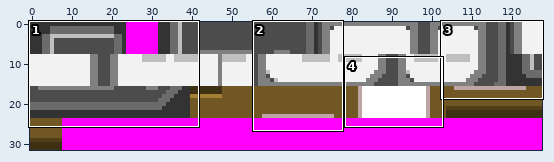
Sprite sheet -- graphics/quest_menu/menu.png. The first picture is a wide view before the edit; the outline marks the close-up.
Close-up. Earlier state:
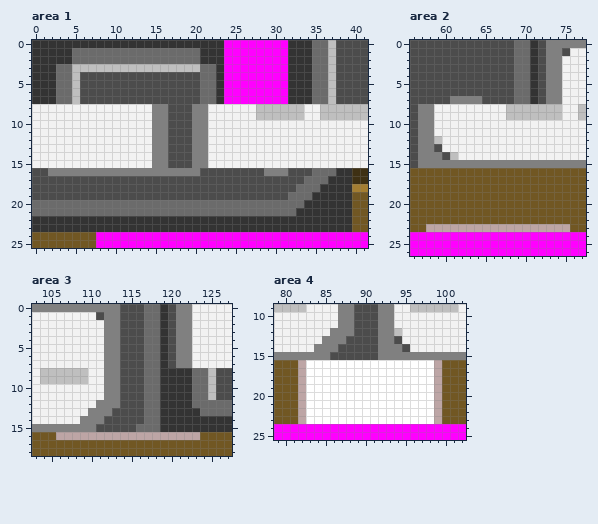
The file is 128x32 pixels. Shown: area 1: x 0..41, y 0..25; area 2: x 56..77, y 0..26; area 3: x 103..127, y 0..18; area 4: x 79..102, y 9..25.
Once edited:
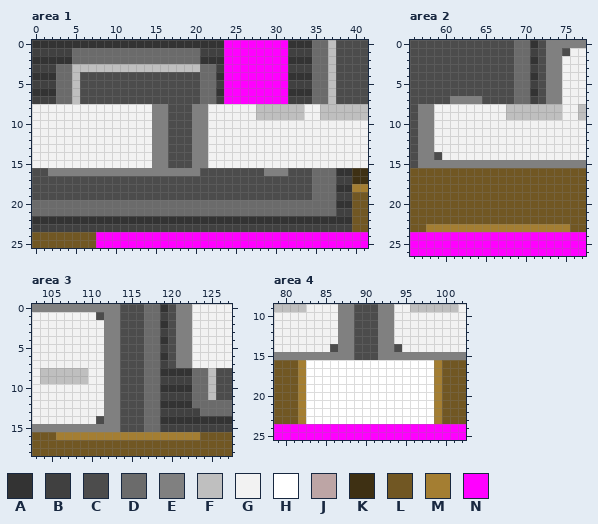
Palette (. is transparent): A #333333  B #404040  C #4c4c4c  D #6b6b6b  E #808080  F #bfbfbf  G #f2f2f2  H #ffffff  J #bda5a5  K #3e3013  L #715723  M #a47e32  N #ff00ff
Change:
{"where": "area 1"}
{"y":1,"x":0,"old":"AAAAA","new":"BBBBB"}
{"y":1,"x":21,"old":"AAA","new":"BBB"}
{"y":1,"x":32,"old":"AAA","new":"BBB"}
{"y":3,"x":0,"old":"AAA","new":"BBB"}
{"y":3,"x":23,"old":"A","new":"B"}
{"y":3,"x":32,"old":"AAA","new":"BBB"}
{"y":5,"x":0,"old":"AAA","new":"BBB"}
{"y":5,"x":23,"old":"A","new":"B"}
{"y":5,"x":32,"old":"AAA","new":"BBB"}
{"y":7,"x":0,"old":"AAA","new":"BBB"}
{"y":7,"x":23,"old":"A","new":"B"}
{"y":7,"x":32,"old":"AAA","new":"BBB"}
{"y":17,"x":34,"old":"D","new":"C"}
{"y":17,"x":37,"old":"AAA","new":"DBB"}
{"y":18,"x":33,"old":"DD","new":"CC"}
{"y":18,"x":36,"old":"AA","new":"DD"}
{"y":19,"x":32,"old":"DDDAAAAA","new":"CCCDDDBB"}
{"y":20,"x":34,"old":"AAAA","new":"DDDD"}
{"y":21,"x":33,"old":"AAAAAAA","new":"DDDDDBB"}
{"y":23,"x":0,"old":"AAAAAAAAAAAAAAAAAAAAAAAAAAAAAAAAAAAAAAAA","new":"BBBBBBBBBBBBBBBBBBBBBBBBBBBBBBBBBBBBBBBB"}
{"where": "area 2"}
{"y":1,"x":71,"old":"A","new":"B"}
{"y":3,"x":71,"old":"A","new":"B"}
{"y":5,"x":71,"old":"A","new":"B"}
{"y":7,"x":71,"old":"A","new":"B"}
{"y":12,"x":59,"old":"F","new":"G"}
{"y":13,"x":59,"old":"C","new":"G"}
{"y":14,"x":59,"old":"ECF","new":"CGG"}
{"y":23,"x":58,"old":"JJJJJJJJJJJJJJJJJJ","new":"MMMMMMMMMMMMMMMMMM"}
{"where": "area 3"}
{"y":1,"x":119,"old":"A","new":"B"}
{"y":3,"x":119,"old":"A","new":"B"}
{"y":5,"x":119,"old":"A","new":"B"}
{"y":7,"x":119,"old":"A","new":"B"}
{"y":9,"x":119,"old":"AAAA","new":"BBBB"}
{"y":11,"x":119,"old":"AAAA","new":"BBBB"}
{"y":12,"x":111,"old":"E","new":"G"}
{"y":13,"x":110,"old":"EE","new":"GG"}
{"y":13,"x":113,"old":"C","new":"E"}
{"y":13,"x":119,"old":"AAAAA","new":"BBBBB"}
{"y":14,"x":109,"old":"EEECC","new":"GGCEE"}
{"y":15,"x":111,"old":"CCC","new":"EEE"}
{"y":15,"x":116,"old":"D","new":"C"}
{"y":15,"x":119,"old":"AAAAAAAAA","new":"BBBBBBBBB"}
{"y":16,"x":106,"old":"JJJJJJJJJJJJJJJJJJ","new":"MMMMMMMMMMMMMMMMMM"}
{"where": "area 4"}
{"y":12,"x":86,"old":"E","new":"G"}
{"y":12,"x":94,"old":"F","new":"G"}
{"y":13,"x":85,"old":"EE","new":"GG"}
{"y":13,"x":88,"old":"C","new":"E"}
{"y":13,"x":94,"old":"C","new":"G"}
{"y":14,"x":84,"old":"EEECC","new":"GGCEE"}
{"y":14,"x":94,"old":"EC","new":"CG"}
{"y":15,"x":86,"old":"CCC","new":"EEE"}
{"y":16,"x":82,"old":"J","new":"M"}
{"y":16,"x":99,"old":"J","new":"M"}
{"y":17,"x":82,"old":"J","new":"M"}
{"y":17,"x":99,"old":"J","new":"M"}
{"y":18,"x":82,"old":"J","new":"M"}
{"y":18,"x":99,"old":"J","new":"M"}
{"y":19,"x":82,"old":"J","new":"M"}
{"y":19,"x":99,"old":"J","new":"M"}
{"y":20,"x":82,"old":"J","new":"M"}
{"y":20,"x":99,"old":"J","new":"M"}
{"y":21,"x":82,"old":"J","new":"M"}
{"y":21,"x":99,"old":"J","new":"M"}
{"y":22,"x":82,"old":"J","new":"M"}
{"y":22,"x":99,"old":"J","new":"M"}
{"y":23,"x":82,"old":"J","new":"M"}
{"y":23,"x":99,"old":"J","new":"M"}
